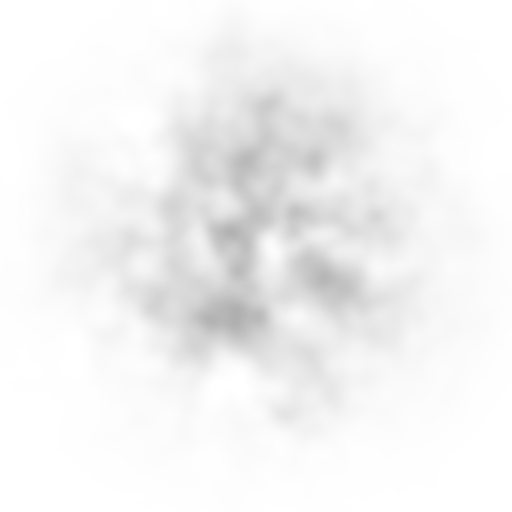
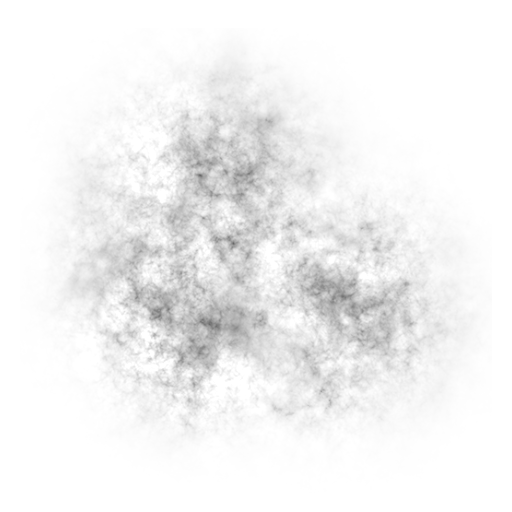
Revision of a layered 512px x 512px image; what changed, layer by layer:
hid "T_WorldMap_Noise_D copy" over [16,0,512,485]
showed "T_WorldMap_Noise_D", painted on it, masked it over [16,0,512,485]
